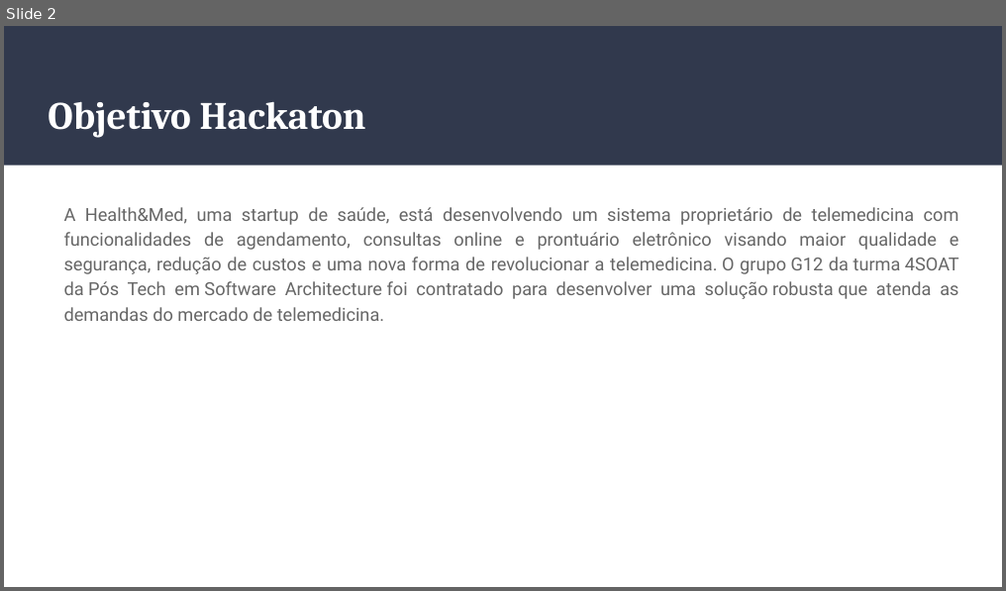
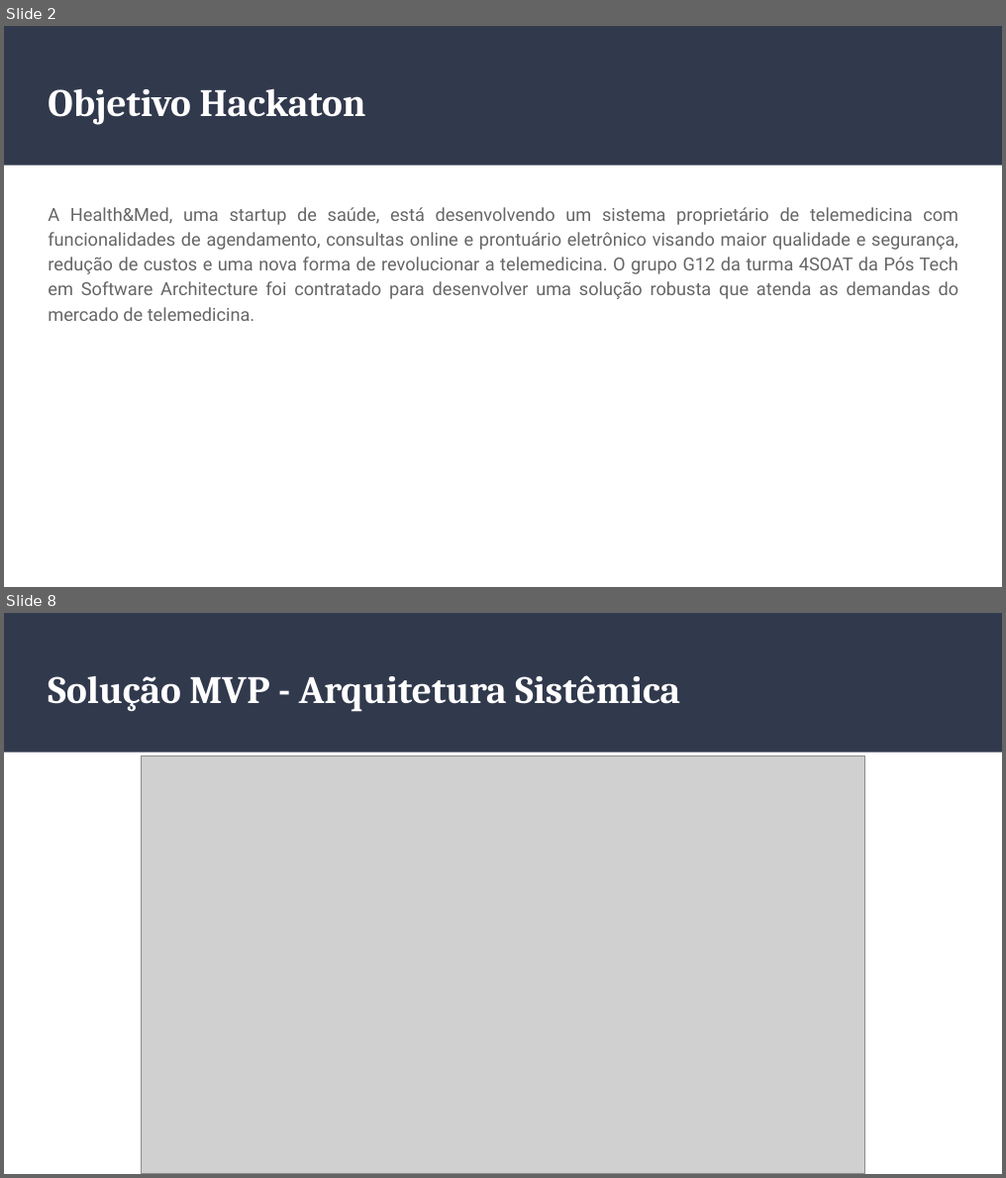
Before and after one commit to g12-4soat/techmedicos-docs, a slide deck: docs/Hackaton-TechMedicos.pptx. Shown one above the other, each under a label of ours: slide 2 before the commit, slides 2 and 8 after it; the slides between them are not shown. The pictures are 1006x591 and 1006x1178 pixels, drawn with LibreOffice and Linux fonts; fonts in the diff are those of the drawing; grey boxes stand for pictures. Boxes give left, top, right and bottom in pixels: in the first picture for what was removed or moved away, otherwise in the second. Text is boxed around its words. In the diff, an @@ line names an element or a change of style, - is before the commit and + after.

```diff
--- a/docs/Hackaton-TechMedicos.pptx
+++ b/docs/Hackaton-TechMedicos.pptx
@@ slide 8 added at [4, 613, 1002, 1174], background #FFFFFF; not listed: 1 template element that a slide beside it also shows @@
@@ title added at [48, 675, 680, 712], 28 pt, text #FFFFFF, bold @@
+Solução MVP - Arquitetura Sistêmica
@@ picture added at [142, 756, 865, 1173] @@
@@ slide 2 changed as well @@
@@ title "Objetivo Hackaton": place and size @@
-title "Objetivo Hackaton" at [48, 101, 366, 138]
+title "Objetivo Hackaton" at [48, 88, 366, 125]
@@ text "A Health&Med, uma startup de ..." at [48, 207, 959, 321]: indent changed @@
```
Also in this commit, not shown: 2 other slides changed, 11 other slides added, 1 slide removed, 2 other files.
